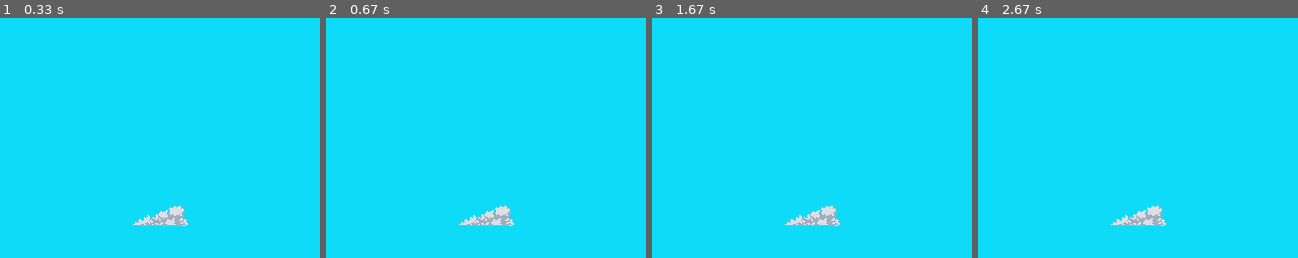
Above: before the commit, frames 1-4 (left to right).
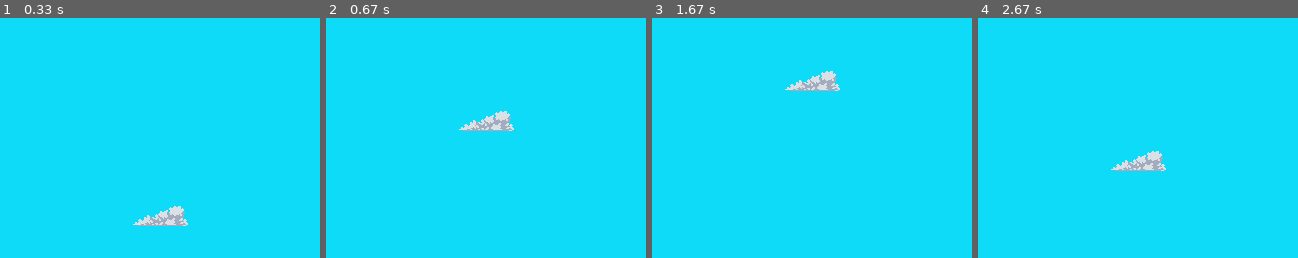
Above: after the commit, the same moments.

Repository: DalmataP/PygameProject
Game: pygame game, started from game.py
Same seed, same stepped clock (60 frames per second), same inputs: the game is played once before the commit and once after it.
Inputs:
- Up to frame 1 (0.33 s): no input
- Up to frame 2 (0.67 s): hold Up from 0.33 s (still down)
- Up to frame 3 (1.67 s): release Up at 0.8 s; hold Down 0.83-1.13 s; hold Up 1.17-1.53 s; hold Down from 1.57 s (still down)
- Up to frame 4 (2.67 s): release Down at 1.93 s; hold Up 1.97-2.27 s; hold Down 2.3-2.6 s; hold Up from 2.63 s (still down)
The pictures show only the part of the screen within x 4-54%, y 15-65%; the shares and areas given below are measured in that part.

Frame 1 is identical in both runs. In frame 2, 1.7% of the frame differs, in the area x 41-59%, y 38-87%; in frame 3, 1.7%; in frame 4, 1.7%.

Commit message:
Fixed type input

Diff:
--- a/game.py
+++ b/game.py
@@ -16,27 +16,43 @@
 
         self.img_pos = [160,260]
         self.mvmnt = [False, False] #Variable de movimiento
+
+        self.clsn_area = pygame.Rect(50, 50, 300, 50)
+
+
     def run(self):
         while True:
             self.screen.fill((14, 219, 248)) #fill() nos pinta la pantalla con un color (RGB), tambien evita las nubes repetidas
             self.img_pos[1] += (self.mvmnt[1] - self.mvmnt[0])*5
             self.screen.blit(self.img, self.img_pos)
 
+            img_r = pygame.Rect(self.img_pos[0], self.img_pos[1], self.img.get_width(), self.img.get_height())
+            # if img_r.colliderect(self.clsn_area):
+            #     pygame.draw.rect(self.screen, (0, 100, 255), self.clsn_area)
+            # else:
+            #     pygame.draw.rect(self.screen, (0, 50, 155), self.clsn_area)
+
             for event in pygame.event.get(): #Capturamos el input de la Ventana de lo contrario el SO pensará que la ventana no responde
                 if event.type == pygame.QUIT: #Para cerrar la ventana... literalmente la "X" de la parte superior derecha
                     pygame.quit()
                     sys.exit()
+
+                # Moviemiento (eje y)
                 if event.type == pygame.KEYDOWN: # Aqui le Decimos si detecta que se pulse una tecla hacia abajo
-                    if event.type == pygame.K_UP:
+                    if event.key == pygame.K_UP:
                         self.mvmnt[0] = True
-                    if event.type == pygame.K_DOWN:
+                    if event.key == pygame.K_DOWN:
                         self.mvmnt[1] = True
                 if event.type == pygame.KEYUP: # Aqui le Decimos si detecta que se pulse una tecla arriba
-                    if event.type == pygame.K_UP:
+                    if event.key == pygame.K_UP:
                         self.mvmnt[0] = False
-                    if event.type == pygame.K_DOWN:
+                    if event.key == pygame.K_DOWN:
                         self.mvmnt[1] = False
 
+                # Movimiento (eje x)
+                # if event.type == pygame.KEY:
+                #     if event.key == pygame.K_LEFT:
+                #         self
             pygame.display.update()
             self.clock.tick(60)  #Limitamos los fps a 60 con tick
 
